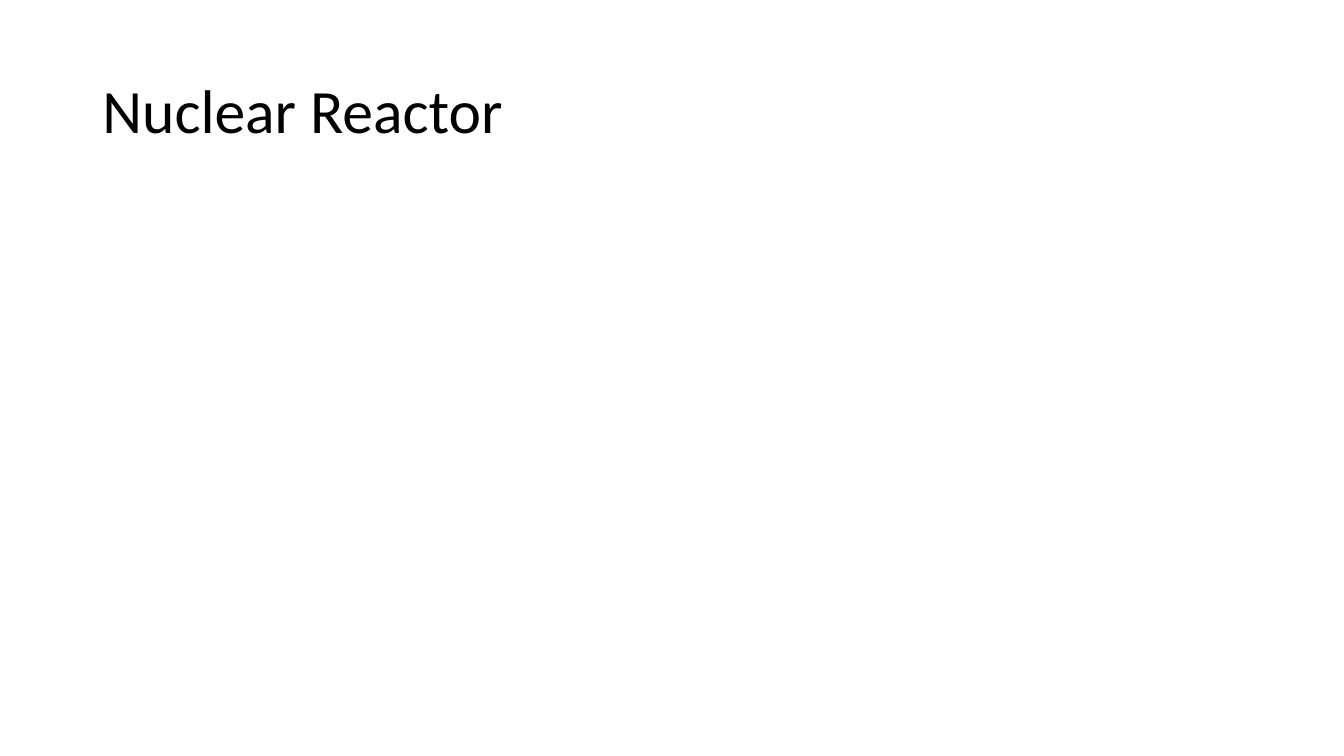
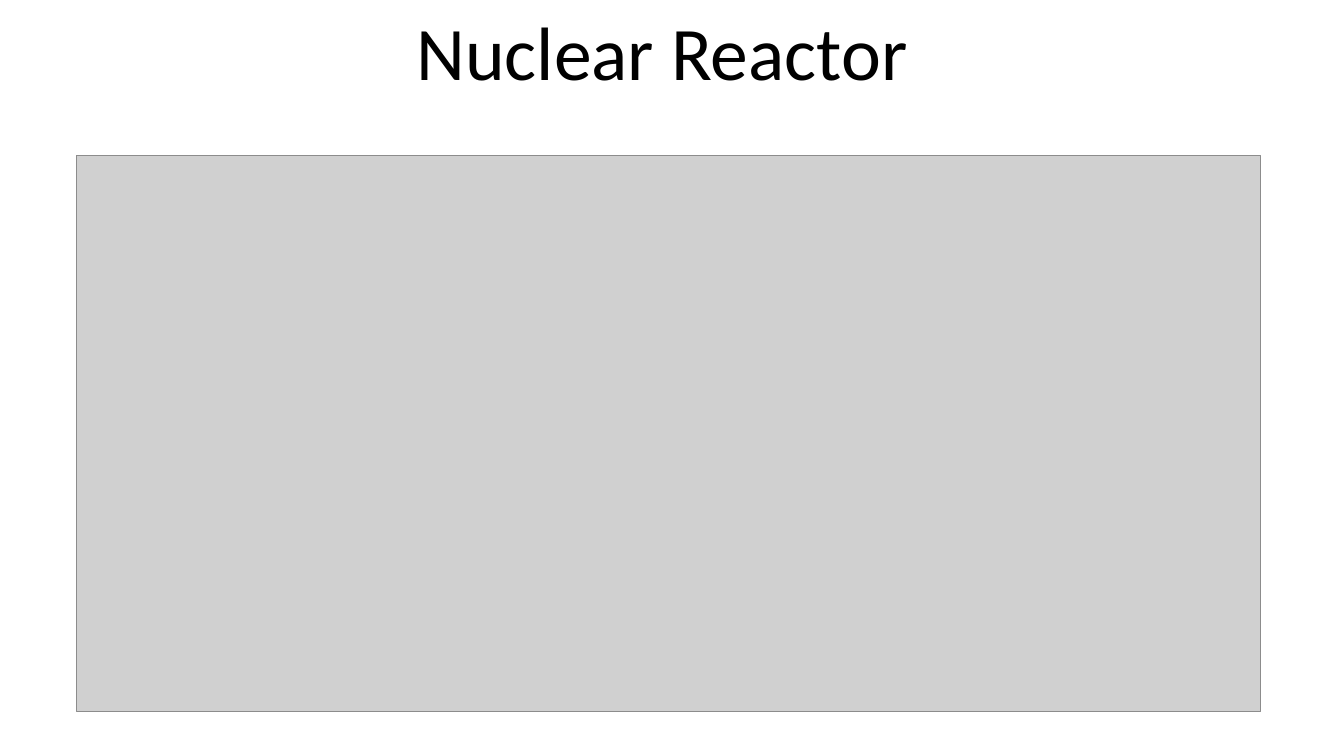
Before and after one commit to infocelab/embedded-projects, a slide deck: slide 42 of Documents/projects for schools.pptx. Drawn at 1344x756 pixels with LibreOffice and Linux fonts; fonts in the diff are those of the drawing; grey boxes stand for pictures. Boxes give left, top, right and bottom in pixels: in the first picture for what was removed or moved away, otherwise in the second. Text is boxed around its words. In the diff, an @@ line names an element or a change of style, - is before the commit and + after.

Commit message:
ok

```diff
--- a/Documents/projects for schools.pptx
+++ b/Documents/projects for schools.pptx
@@ text "Nuclear Reactor": place and size @@
-text "Nuclear Reactor" at [102,90,502,134]
+text "Nuclear Reactor" at [416,27,907,81]
@@ text "Nuclear Reactor" at [416,27,907,81]: size 44 to 54 pt; alignment left to centre; line spacing 0.9 to 1; vertical alignment middle to top @@
@@ picture added at [77,155,1261,712] @@
```
